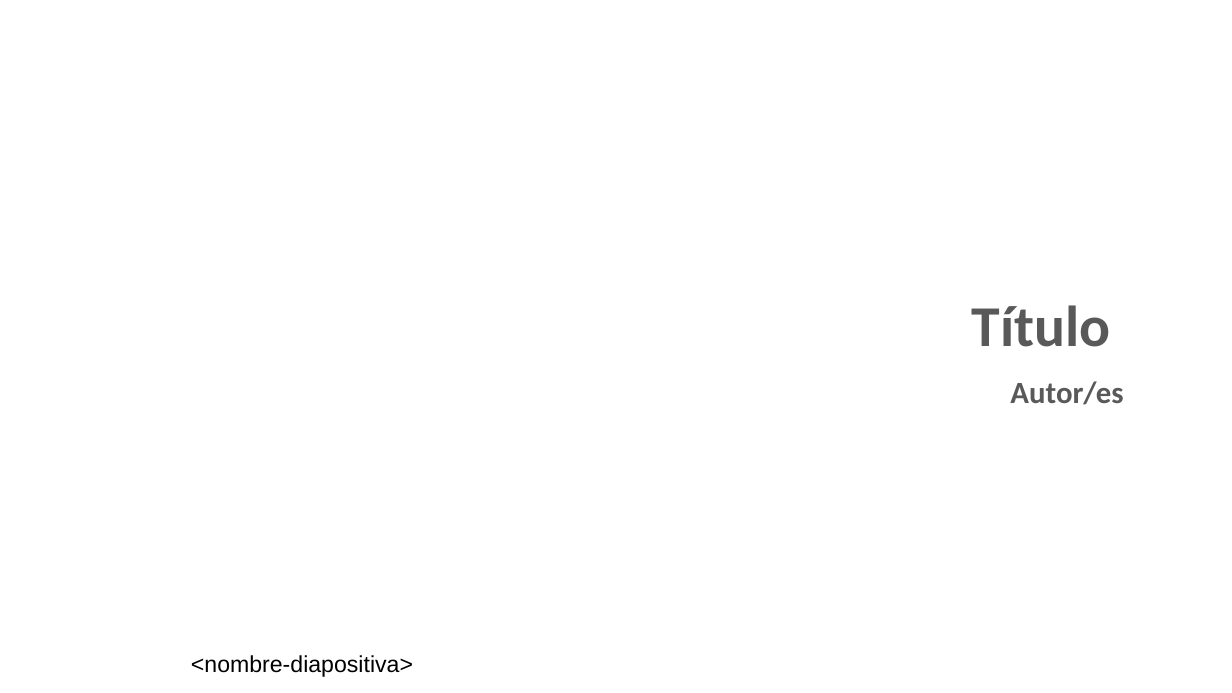
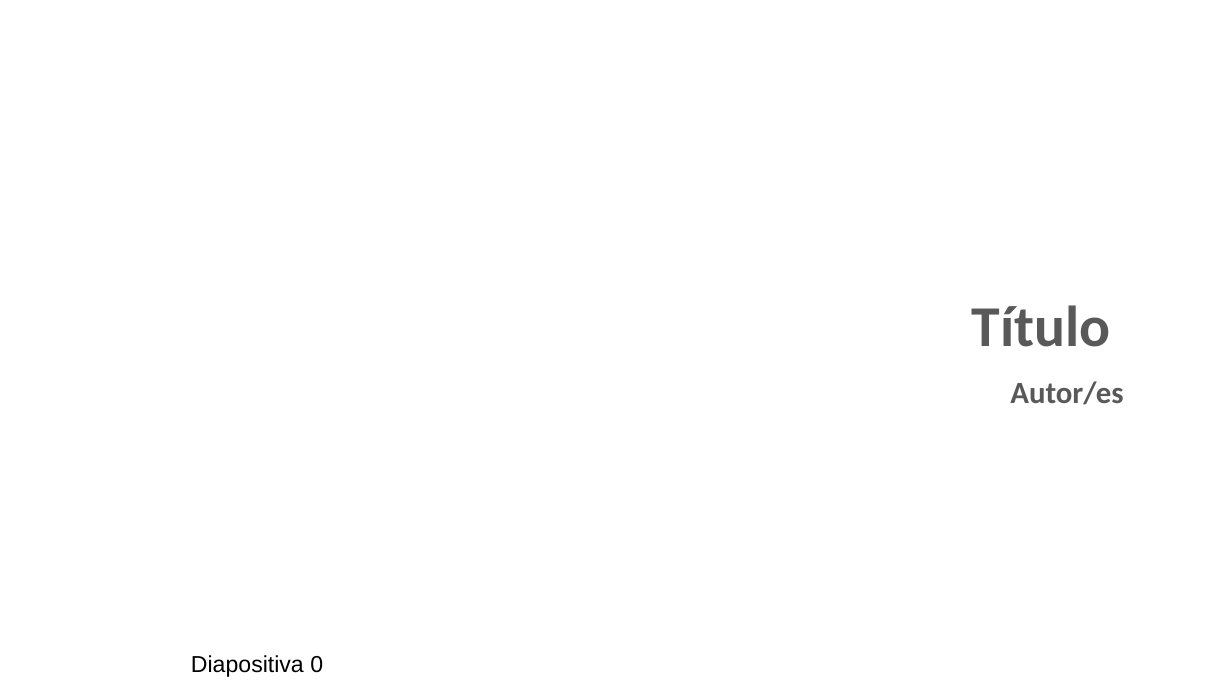
Before and after one commit to neptuso/Charlas, a slide deck: slide 2 of IDERA/idera-styles.pptx (slide 1 before the commit). Drawn at 1232x693 pixels with LibreOffice and Linux fonts; fonts in the diff are those of the drawing; background and template pictures are left out. Boxes give left, top, right and bottom in pixels: in the first picture for what was removed or moved away, otherwise in the second. Text is boxed around its words. In the diff, an @@ line names an element or a change of style, - is before the commit and + after.

```diff
--- a/IDERA/idera-styles.pptx
+++ b/IDERA/idera-styles.pptx
@@ text at (191, 655, 323, 677): text changed @@
-<nombre-diapositiva>
+Diapositiva 0
```
Also in this commit, not shown: 1 other slide changed, 1 slide added, 4 slides removed, 2 other files.
